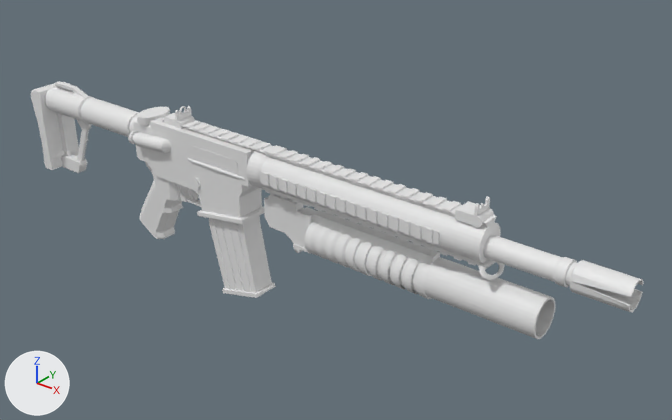
Renders of the Blender file Assets/Models/AR-34 GL.blend from each side of a commit.
Camera for both pictures: a 50 mm lens placed at (7.66, -7.95, 5.44), pointed at (0.55, 0.93, -0.07). Arrows for +X, +Y and +Z are at lower left; the lights stay in place.
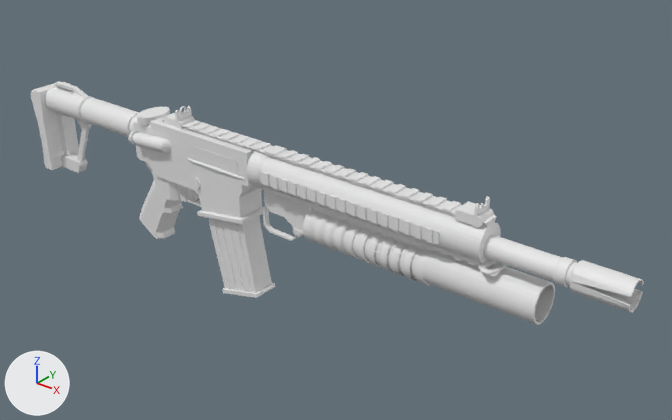
Patch to the scene script:
```diff
--- a/Assets/Models/AR-34 GL.blend.py
+++ b/Assets/Models/AR-34 GL.blend.py
@@ me_cube_012 @@
 # used by ob_cube_012; location = (0.57, 0.4, -0.27); scale = (0.0398, 0.0909, 0.0542)
-me_cube_012.from_pydata(...)  # 72 vertices, 70 faces; spans x -6.26..1.2, y -1.0..1.0, z -4.98..6.76
+me_cube_012.from_pydata(...)  # 402 vertices, 398 faces; spans x -20.85..1.2, y -1.0..1.0, z -7.02..8.71
+# me_cube_012 part 1: a new loose piece of 330 vertices spanning x -20.85..-1.04, y -0.83..0.8, z -7.02..8.71
@@ ob_cube_012 @@
 ob_cube_012 = bpy.data.objects.new('Cube.012', me_cube_012)
-ob_cube_012.location = (0.57, 0.4, -0.27)
+ob_cube_012.location = (0.57, 0.4, -0.03)
 ob_cube_012.scale = (0.0398, 0.0909, 0.0542)
@@ ob_cube_011 @@
-ob_cube_011 = bpy.data.objects.new('Cube.011', me_cube_004)
-ob_cube_011.location = (0.07, 0.4, -0.11)
-ob_cube_011.scale = (0.182, 0.074, 0.182)
@@ ob_cube_010 @@
 ob_cube_010 = bpy.data.objects.new('Cube.010', me_cube_003)
-ob_cube_010.location = (1.55, 0.43, -0.01)
+ob_cube_010.location = (1.53, 0.43, 0.17)
 ob_cube_010.scale = (0.935, 0.0776, 0.127)
@@ ob_cylinder_010 @@
 ob_cylinder_010 = bpy.data.objects.new('Cylinder.010', me_cylinder_010)
-ob_cylinder_010.location = (3.22, 0.42, -0.19)
+ob_cylinder_010.location = (3.19, 0.42, -0.01)
 ob_cylinder_010.rotation_euler = (0.0, 1.571, 0.0)  # degrees (0, 90, 0)
@@ ob_cylinder_009 @@
 ob_cylinder_009.location = (3.22, 0.36, 0.29)
-ob_cylinder_009.rotation_euler = (1.571, 0.0, 0.0)  # degrees (90, 0, 0)
+ob_cylinder_009.rotation_euler = (1.571, -0.686, 0.0)  # degrees (90, -39, 0)
 ob_cylinder_009.scale = (0.0439, 0.0439, 0.145)
@@ ob_cylinder_011 @@
 ob_cylinder_011 = bpy.data.objects.new('Cylinder.011', me_cylinder_011)
-ob_cylinder_011.location = (1.56, 0.42, -0.23)
+ob_cylinder_011.location = (1.53, 0.42, -0.05)
 ob_cylinder_011.rotation_euler = (0.0, 1.571, 0.0)  # degrees (0, 90, 0)
```

Where the change shows, as pixel boxes (x1, y1, x2, y2) in the pictures (672 x 420 px):
'Cylinder.010', moved: before (424, 258, 556, 339); after (422, 250, 555, 325)
'Cylinder.011', moved: before (304, 222, 432, 299); after (303, 209, 431, 285)
'Cube.010', moved: before (312, 210, 440, 265); after (312, 207, 430, 251)
'Cube.012', reshaped, moved: before (293, 207, 316, 253); after (263, 190, 312, 241)
'Cube.011', deleted: before (264, 194, 305, 248)
'Cylinder.009', turned: before (478, 259, 505, 280); after (478, 259, 507, 274)
part 1 of me_cube_012, added: after (263, 190, 305, 241)
